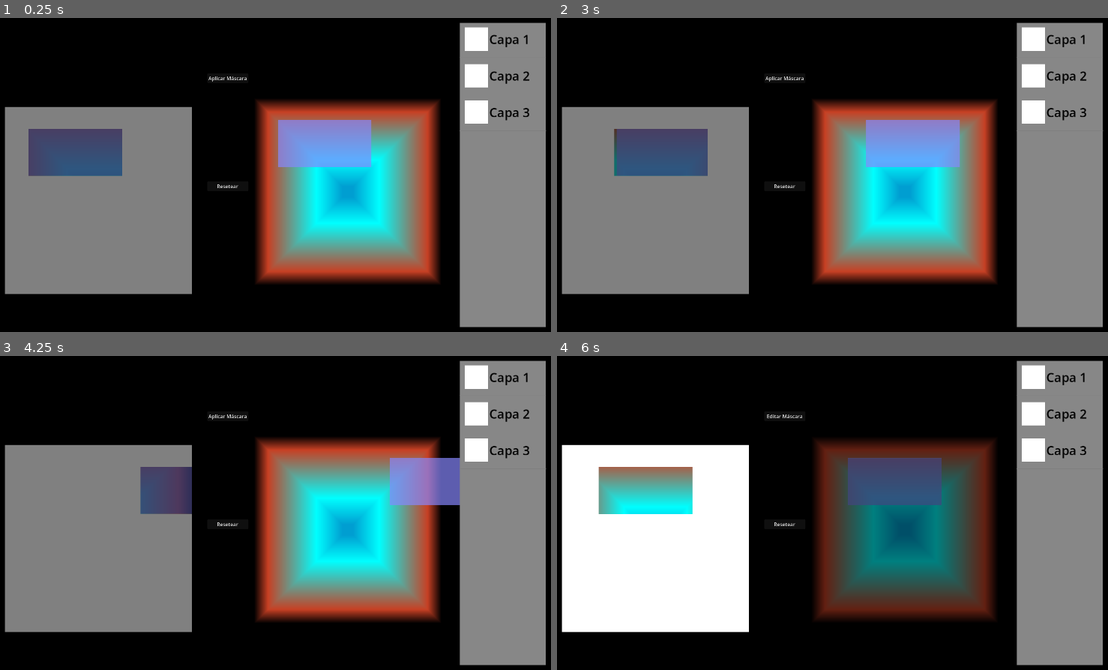
Above: before the commit, frames 1-4 (two rows, left to right).
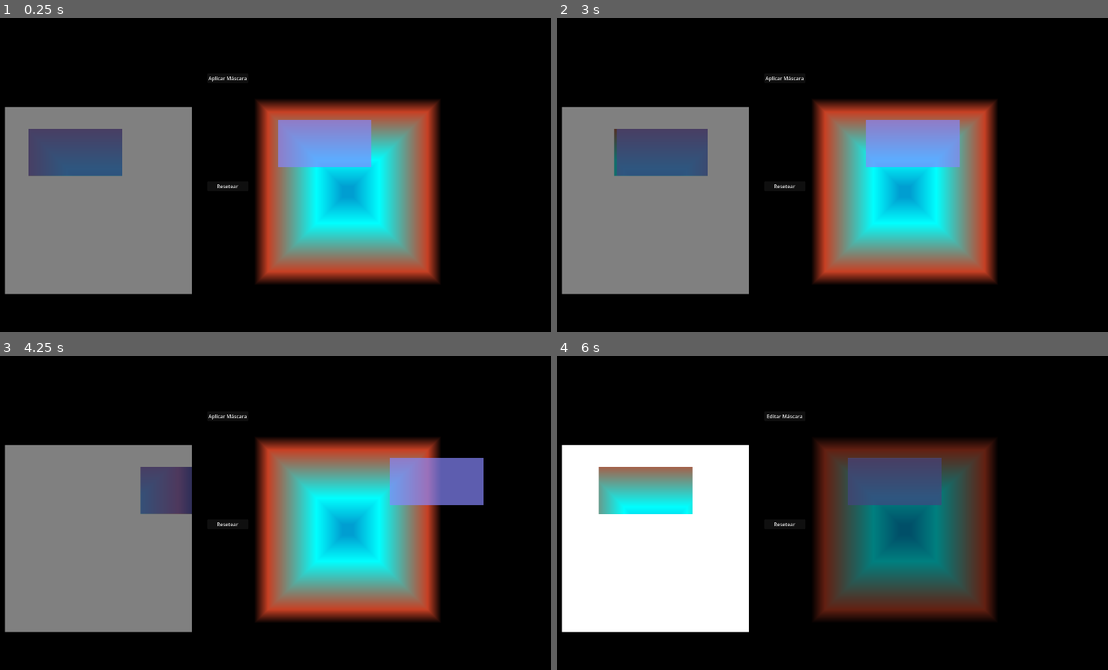
Above: after the commit, the same moments.

Repository: JuanFdS/ggj2026
Game: Godot game, scene res://screens/game_scenes/template_level/template_level.tscn
Same seed, same stepped clock (60 frames per second), same inputs: the game is played once before the commit and once after it.
Inputs (mouse positions are in pixels of both pictures, inside the frame that each line leads up to):
- Up to frame 1 (0.25 s): no input
- Up to frame 2 (3 s): click "Aplicar Máscara" at 0.5 s; click "Editar Máscara" at 1.25 s; click "Resetear" at 2 s; tap Enter (ui_accept) at 2.75 s; move the mouse to (942, 159) at 2.77 s; hold Right (ui_right) from 2.78 s (still down); click (942, 159) at 2.85 s
- Up to frame 3 (4.25 s): tap Enter (ui_accept) at 3.02 s; release Right (ui_right) at 3.5 s; drag from (137, 531) to (435, 481) at 3.52 s
- Up to frame 4 (6 s): tap Enter (ui_accept) at 4.25, 5.75 s; move the mouse to (871, 440) at 4.27 s; hold Left (ui_left) 4.28-5 s; tap 1 at 4.35 s; drag from (782, 582) to (882, 481) at 5.02 s; move the mouse to (992, 563) at 5.77 s; hold Right (ui_right) from 5.78 s (still down); tap M (toggle_mask) at 5.85 s

The runs differ from the first frame. In frame 1, 15% of the frame differs, in the area x 83-100%, y 1-99%; in frame 2, 15%; in frame 3, 15%; in frame 4, 15%.

Commit message:
Fantasmas al dibujar niveles

Diff:
--- /dev/null
+++ b/screens/game_scenes/levels/01_simple_level/nivel.tscn
@@ -0,0 +1,36 @@
+[gd_scene format=3 uid="uid://dbyrwtaqdxku3"]
+
+[ext_resource type="PackedScene" uid="uid://dxikjpq2durx0" path="res://screens/game_scenes/template_level/template_level.tscn" id="1_leai1"]
+[ext_resource type="PackedScene" uid="uid://wohqnype4xyh" path="res://scenes/game_elements/player/player.tscn" id="2_img7x"]
+[ext_resource type="PackedScene" uid="uid://frcdjlt2d2ad" path="res://scenes/game_elements/goal/goal.tscn" id="3_br4a0"]
+[ext_resource type="PackedScene" uid="uid://una1tx2kpxxv" path="res://scenes/game_elements/platforms/platform_1.tscn" id="4_urdbu"]
+
+[sub_resource type="ViewportTexture" id="ViewportTexture_img7x"]
+viewport_path = NodePath("CanvasLayer/SubViewportContainer/MaskSubviewport")
+
+[sub_resource type="ViewportTexture" id="ViewportTexture_br4a0"]
+viewport_path = NodePath("CanvasLayer2/SubViewportContainer/LayerSubviewport")
+
+[node name="Nivel" unique_id=868727410 instance=ExtResource("1_leai1")]
+mask_size = Vector2i(120, 60)
+
+[node name="Preview" parent="Layer" parent_id_path=PackedInt32Array(105627276) index="3" unique_id=1110395595]
+texture = SubResource("ViewportTexture_img7x")
+
+[node name="PreviewMask" parent="Layer" parent_id_path=PackedInt32Array(105627276) index="4" unique_id=2374421]
+mask_size = Vector2i(120, 60)
+
+[node name="Player" parent="Layer/GameElements" parent_id_path=PackedInt32Array(645795038) index="0" unique_id=1672557778 instance=ExtResource("2_img7x")]
+position = Vector2(133, 557)
+
+[node name="Goal" parent="Layer/GameElements" parent_id_path=PackedInt32Array(645795038) index="1" unique_id=1003504178 instance=ExtResource("3_br4a0")]
+position = Vector2(473, 474)
+
+[node name="LayerPreview" parent="Mask" parent_id_path=PackedInt32Array(384021872) index="1" unique_id=1890886365]
+texture = SubResource("ViewportTexture_br4a0")
+
+[node name="MaskSelection" parent="Mask" parent_id_path=PackedInt32Array(384021872) index="3" unique_id=2110519118]
+mask_size = Vector2i(120, 60)
+
+[node name="Platform" parent="Mask/GameElements" parent_id_path=PackedInt32Array(1295757892) index="0" unique_id=121207750 instance=ExtResource("4_urdbu")]
+position = Vector2(476.99994, 552)
--- /dev/null
+++ b/screens/game_scenes/template_level/game_elements.gd
@@ -0,0 +1,26 @@
+@tool
+extends Node2D
+
+func other():
+	if get_parent() == %Layer:
+		return %Mask/GameElements
+	else:
+		return %Layer/GameElements
+
+func _draw() -> void:
+	if Engine.is_editor_hint():
+		for child in other().get_children():
+			var sprites_2d = child.find_children("", "Sprite2D", true, false)
+			if not sprites_2d.is_empty():
+				var sprite_2d: Sprite2D = sprites_2d.front()
+				var modulate_color = Color(0.5,0.5,0.5,0.2)
+				if sprite_2d.centered:
+					draw_texture(sprite_2d.texture, child.position - sprite_2d.texture.get_size() / 2.0, modulate_color)
+				else:
+					draw_texture(sprite_2d.texture, child.position, modulate_color)
+			else:
+				draw_circle(child.position, 5.0, Color.YELLOW)
+
+func _process(_delta: float) -> void:
+	if Engine.is_editor_hint():
+		queue_redraw()
--- a/screens/game_scenes/template_level/template_level.tscn
+++ b/screens/game_scenes/template_level/template_level.tscn
@@ -4,6 +4,7 @@
 [ext_resource type="Script" uid="uid://x0qole3ha7y6" path="res://screens/game_scenes/template_level/components/layer.gd" id="2_3eck2"]
 [ext_resource type="Script" uid="uid://ps2ayfxa8vhk" path="res://screens/game_scenes/template_level/components/mask_cutout.gd" id="3_7w6s3"]
 [ext_resource type="Script" uid="uid://c3ihr86jc3lsg" path="res://screens/game_scenes/template_level/components/preview.gd" id="4_hkp1i"]
+[ext_resource type="Script" uid="uid://b7ec55y6i7i60" path="res://screens/game_scenes/template_level/game_elements.gd" id="5_3eck2"]
 [ext_resource type="Script" uid="uid://b5b6vrre3kog" path="res://screens/game_scenes/template_level/components/reset_button.gd" id="5_tr3vn"]
 [ext_resource type="Script" uid="uid://caaqgeb6rfnfv" path="res://screens/game_scenes/template_level/components/mask.gd" id="6_bqir4"]
 [ext_resource type="Script" uid="uid://b3628p8i1q0mi" path="res://scenes/mask_selection/mask_selection.gd" id="7_pub7v"]
@@ -97,13 +98,6 @@
 [sub_resource type="StyleBoxFlat" id="StyleBoxFlat_2br0v"]
 bg_color = Color(0.0627451, 0.0627451, 0.0627451, 0.827451)
 
-[sub_resource type="StyleBoxFlat" id="StyleBoxFlat_n54bx"]
-bg_color = Color(0.5306541, 0.53065413, 0.53065395, 1)
-
-[sub_resource type="LabelSettings" id="LabelSettings_n54bx"]
-font_size = 40
-font_color = Color(0, 0, 0, 1)
-
 [sub_resource type="Gradient" id="Gradient_kjhe3"]
 offsets = PackedFloat32Array(0)
 colors = PackedColorArray(0, 0, 0, 1)
@@ -115,16 +109,19 @@
 physics_interpolation_mode = 1
 script = ExtResource("1_746gp")
 mask_size = Vector2i(300, 150)
+metadata/_edit_lock_ = true
 
 [node name="Layer" type="Node2D" parent="." unique_id=105627276 groups=["layer"]]
 unique_name_in_owner = true
 position = Vector2(157, 318)
 script = ExtResource("2_3eck2")
+metadata/_edit_lock_ = true
 
 [node name="LayerBackground" type="Sprite2D" parent="Layer" unique_id=284435309]
 unique_name_in_owner = true
 texture = SubResource("GradientTexture2D_x4ba3")
 centered = false
+metadata/_edit_lock_ = true
 
 [node name="MaskCutOut" type="Sprite2D" parent="Layer" unique_id=717492432]
 unique_name_in_owner = true
@@ -133,31 +130,38 @@
 centered = false
 region_enabled = true
 script = ExtResource("3_7w6s3")
+metadata/_edit_lock_ = true
 
 [node name="MaskBackground" type="Sprite2D" parent="Layer/MaskCutOut" unique_id=1819708292]
 texture = SubResource("GradientTexture2D_0npbb")
 centered = false
+metadata/_edit_lock_ = true
 
 [node name="StaticBody2D" type="StaticBody2D" parent="Layer" unique_id=1346561349]
 position = Vector2(6, 131)
 collision_layer = 2147483648
 collision_mask = 0
+metadata/_edit_lock_ = true
 
 [node name="CollisionShape2D" type="CollisionShape2D" parent="Layer/StaticBody2D" unique_id=1852634940]
 position = Vector2(281, 470)
 shape = SubResource("WorldBoundaryShape2D_jg18i")
+metadata/_edit_lock_ = true
 
 [node name="CollisionShape2D2" type="CollisionShape2D" parent="Layer/StaticBody2D" unique_id=1366978323]
 position = Vector2(182, -132)
 shape = SubResource("WorldBoundaryShape2D_x4ba3")
+metadata/_edit_lock_ = true
 
 [node name="CollisionShape2D4" type="CollisionShape2D" parent="Layer/StaticBody2D" unique_id=1225438628]
 position = Vector2(597, 162)
 shape = SubResource("WorldBoundaryShape2D_dg2up")
+metadata/_edit_lock_ = true
 
 [node name="CollisionShape2D3" type="CollisionShape2D" parent="Layer/StaticBody2D" unique_id=662259327]
 position = Vector2(-7, 74)
 shape = SubResource("WorldBoundaryShape2D_2m1qm")
+metadata/_edit_lock_ = true
 
 [node name="Preview" type="Sprite2D" parent="Layer" unique_id=1110395595]
 unique_name_in_owner = true
@@ -166,6 +170,7 @@
 material = SubResource("CanvasItemMaterial_y5ptm")
 texture = SubResource("ViewportTexture_y5ptm")
 centered = false
+metadata/_edit_lock_ = true
 
 [node name="PreviewMask" type="PointLight2D" parent="Layer" unique_id=2374421]
 unique_name_in_owner = true
@@ -177,15 +182,20 @@
 texture = SubResource("GradientTexture2D_2br0v")
 script = ExtResource("4_hkp1i")
 mask_size = Vector2i(300, 150)
+metadata/_edit_lock_ = true
 
 [node name="PreviewArea" type="Area2D" parent="Layer/PreviewMask" unique_id=1272415802]
 unique_name_in_owner = true
 collision_layer = 0
+metadata/_edit_lock_ = true
 
 [node name="CollisionShape2D" type="CollisionShape2D" parent="Layer/PreviewMask/PreviewArea" unique_id=2096837403]
 shape = SubResource("RectangleShape2D_n54bx")
+metadata/_edit_lock_ = true
 
 [node name="GameElements" type="Node2D" parent="Layer" unique_id=645795038]
+script = ExtResource("5_3eck2")
+metadata/_edit_lock_ = true
 
 [node name="MaskButton" type="Button" parent="." unique_id=1551359140]
 unique_name_in_owner = true
@@ -195,6 +205,7 @@
 offset_bottom = 242.0
 focus_mode = 0
 text = "Aplicar Máscara"
+metadata/_edit_lock_ = true
 
 [node name="ResetButton" type="Button" parent="." unique_id=916187850]
 unique_name_in_owner = true
@@ -205,16 +216,19 @@
 focus_mode = 0
 text = "Resetear"
 script = ExtResource("5_tr3vn")
+metadata/_edit_lock_ = true
 
 [node name="Mask" type="Node2D" parent="." unique_id=384021872]
 unique_name_in_owner = true
 position = Vector2(955.00006, 289.99997)
 script = ExtResource("6_bqir4")
+metadata/_edit_lock_ = true
 
 [node name="MaskBackground" type="Sprite2D" parent="Mask" unique_id=218631811]
 unique_name_in_owner = true
 texture = SubResource("GradientTexture2D_0npbb")
 centered = false
+metadata/_edit_lock_ = true
 
 [node name="LayerPreview" type="Sprite2D" parent="Mask" unique_id=1890886365]
 unique_name_in_owner = true
@@ -223,12 +237,14 @@
 material = SubResource("CanvasItemMaterial_n54bx")
 texture = SubResource("ViewportTexture_n54bx")
 centered = false
+metadata/_edit_lock_ = true
 
 [node name="LayerPreviewMask" type="PointLight2D" parent="Mask" unique_id=202915104]
 unique_name_in_owner = true
 energy = 0.0
 range_item_cull_mask = 2
 texture = SubResource("GradientTexture2D_gvio3")
+metadata/_edit_lock_ = true
 
 [node name="MaskSelection" type="Node2D" parent="Mask" unique_id=2110519118]
 unique_name_in_owner = true
@@ -236,17 +252,23 @@
 position = Vector2(226, 146)
 script = ExtResource("7_pub7v")
 mask_size = Vector2i(300, 150)
+metadata/_edit_lock_ = true
 
 [node name="Sprite2D" type="Sprite2D" parent="Mask/MaskSelection" unique_id=26579043]
 texture = SubResource("GradientTexture2D_dg2up")
+metadata/_edit_lock_ = true
 
 [node name="MaskSelectionArea" type="Area2D" parent="Mask/MaskSelection" unique_id=1565263904]
 unique_name_in_owner = true
+metadata/_edit_lock_ = true
 
 [node name="CollisionShape2D" type="CollisionShape2D" parent="Mask/MaskSelection/MaskSelectionArea" unique_id=2010712115]
 shape = SubResource("RectangleShape2D_2m1qm")
+metadata/_edit_lock_ = true
 
 [node name="GameElements" type="Node2D" parent="Mask" unique_id=1295757892]
+script = ExtResource("5_3eck2")
+metadata/_edit_lock_ = true
 
 [node name="CanvasLayer" type="CanvasLayer" parent="." unique_id=1770220679]
 layer = -2
@@ -275,6 +297,7 @@
 offset = Vector2(955.00006, 289.99997)
 anchor_mode = 0
 process_callback = 0
+metadata/_edit_lock_ = true
 
 [node name="CanvasLayer2" type="CanvasLayer" parent="." unique_id=349716207]
 layer = -2
@@ -302,6 +325,7 @@
 offset = Vector2(157, 318)
 anchor_mode = 0
 process_callback = 0
+metadata/_edit_lock_ = true
 
 [node name="ganaste" type="RichTextLabel" parent="." unique_id=214663392]
 unique_name_in_owner = true
@@ -322,96 +346,9 @@
 bbcode_enabled = true
 text = "[font_size=100][rainbow]FELICITACIONES[/rainbow][/font_size]
 [center]...mas juego proximamente[/center]"
+metadata/_edit_lock_ = true
 
 [node name="Debug" type="CanvasLayer" parent="." unique_id=1166123670]
-
-[node name="CanvasLayer3" type="CanvasLayer" parent="." unique_id=1390342707]
-
-[node name="MarginContainer" type="MarginContainer" parent="CanvasLayer3" unique_id=1235314243]
-offset_left = 1604.0
-offset_top = 39.0
-offset_right = 1899.0
-offset_bottom = 1033.0
-theme_override_constants/margin_left = 10
-theme_override_constants/margin_top = 10
-theme_override_constants/margin_right = 10
-theme_override_constants/margin_bottom = 10
-
-[node name="PanelContainer" type="PanelContainer" parent="CanvasLayer3/MarginContainer" unique_id=807519313]
-layout_mode = 2
-theme_override_styles/panel = SubResource("StyleBoxFlat_n54bx")
-
-[node name="VBoxContainer" type="VBoxContainer" parent="CanvasLayer3/MarginContainer/PanelContainer" unique_id=410194363]
-layout_mode = 2
-
-[node name="MarginContainer" type="MarginContainer" parent="CanvasLayer3/MarginContainer/PanelContainer/VBoxContainer" unique_id=727146191]
-layout_mode = 2
-theme_override_constants/margin_left = 15
-theme_override_constants/margin_top = 15
-theme_override_constants/margin_right = 15
-theme_override_constants/margin_bottom = 15
-
-[node name="HBoxContainer" type="HBoxContainer" parent="CanvasLayer3/MarginContainer/PanelContainer/VBoxContainer/MarginContainer" unique_id=1658391154]
-layout_mode = 2
-
-[node name="ColorRect" type="ColorRect" parent="CanvasLayer3/MarginContainer/PanelContainer/VBoxContainer/MarginContainer/HBoxContainer" unique_id=1684164414]
-custom_minimum_size = Vector2(75, 75)
-layout_mode = 2
-
-[node name="Label" type="Label" parent="CanvasLayer3/MarginContainer/PanelContainer/VBoxContainer/MarginContainer/HBoxContainer" unique_id=256553552]
-layout_mode = 2
-size_flags_horizontal = 3
-text = "Capa 1"
-label_settings = SubResource("LabelSettings_n54bx")
-
-[node name="HSeparator" type="HSeparator" parent="CanvasLayer3/MarginContainer/PanelContainer/VBoxContainer" unique_id=691185603]
-layout_mode = 2
-
-[node name="MarginContainer2" type="MarginContainer" parent="CanvasLayer3/MarginContainer/PanelContainer/VBoxContainer" unique_id=252053980]
-layout_mode = 2
-theme_override_constants/margin_left = 15
-theme_override_constants/margin_top = 15
-theme_override_constants/margin_right = 15
-theme_override_constants/margin_bottom = 15
-
-[node name="HBoxContainer" type="HBoxContainer" parent="CanvasLayer3/MarginContainer/PanelContainer/VBoxContainer/MarginContainer2" unique_id=404262457]
-layout_mode = 2
-
-[node name="ColorRect" type="ColorRect" parent="CanvasLayer3/MarginContainer/PanelContainer/VBoxContainer/MarginContainer2/HBoxContainer" unique_id=593440696]
-custom_minimum_size = Vector2(75, 75)
-layout_mode = 2
-
-[node name="Label" type="Label" parent="CanvasLayer3/MarginContainer/PanelContainer/VBoxContainer/MarginContainer2/HBoxContainer" unique_id=986750713]
-layout_mode = 2
-size_flags_horizontal = 3
-text = "Capa 2"
-label_settings = SubResource("LabelSettings_n54bx")
-
-[node name="HSeparator2" type="HSeparator" parent="CanvasLayer3/MarginContainer/PanelContainer/VBoxContainer" unique_id=338891385]
-layout_mode = 2
-
-[node name="MarginContainer3" type="MarginContainer" parent="CanvasLayer3/MarginContainer/PanelContainer/VBoxContainer" unique_id=962081699]
-layout_mode = 2
-theme_override_constants/margin_left = 15
-theme_override_constants/margin_top = 15
-theme_override_constants/margin_right = 15
-theme_override_constants/margin_bottom = 15
-
-[node name="HBoxContainer" type="HBoxContainer" parent="CanvasLayer3/MarginContainer/PanelContainer/VBoxContainer/MarginContainer3" unique_id=1544416206]
-layout_mode = 2
-
-[node name="ColorRect" type="ColorRect" parent="CanvasLayer3/MarginContainer/PanelContainer/VBoxContainer/MarginContainer3/HBoxContainer" unique_id=1246347768]
-custom_minimum_size = Vector2(75, 75)
-layout_mode = 2
-
-[node name="Label" type="Label" parent="CanvasLayer3/MarginContainer/PanelContainer/VBoxContainer/MarginContainer3/HBoxContainer" unique_id=519289849]
-layout_mode = 2
-size_flags_horizontal = 3
-text = "Capa 3"
-label_settings = SubResource("LabelSettings_n54bx")
-
-[node name="HSeparator3" type="HSeparator" parent="CanvasLayer3/MarginContainer/PanelContainer/VBoxContainer" unique_id=778838162]
-layout_mode = 2
 
 [node name="Fondo" type="CanvasLayer" parent="." unique_id=1355953562]
 layer = -1
Not shown, added: screens/game_scenes/template_level/game_elements.gd.uid
